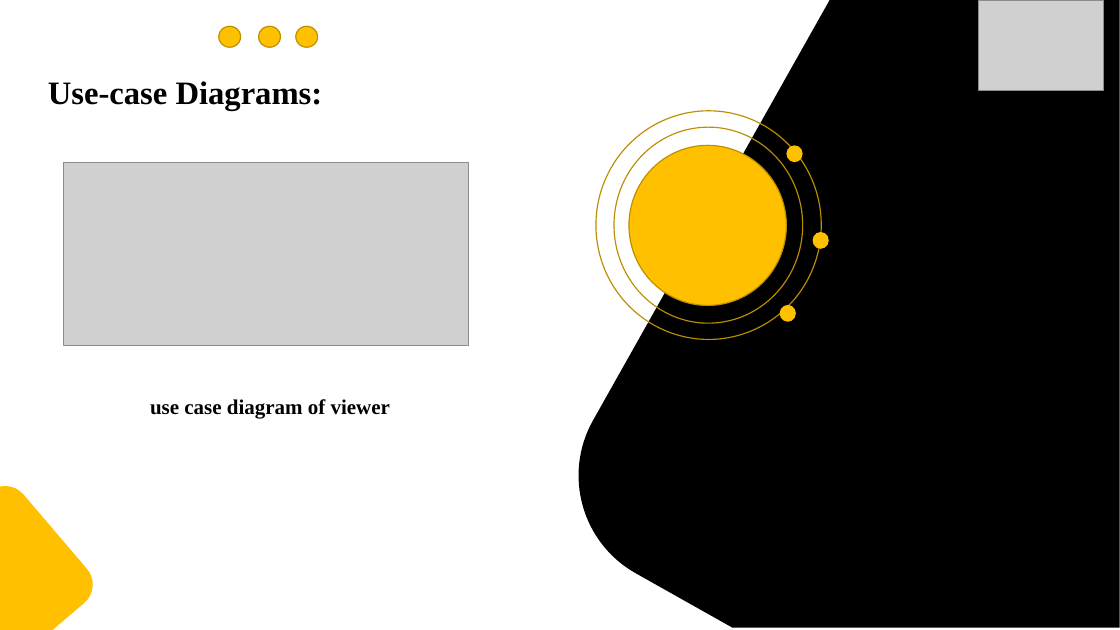
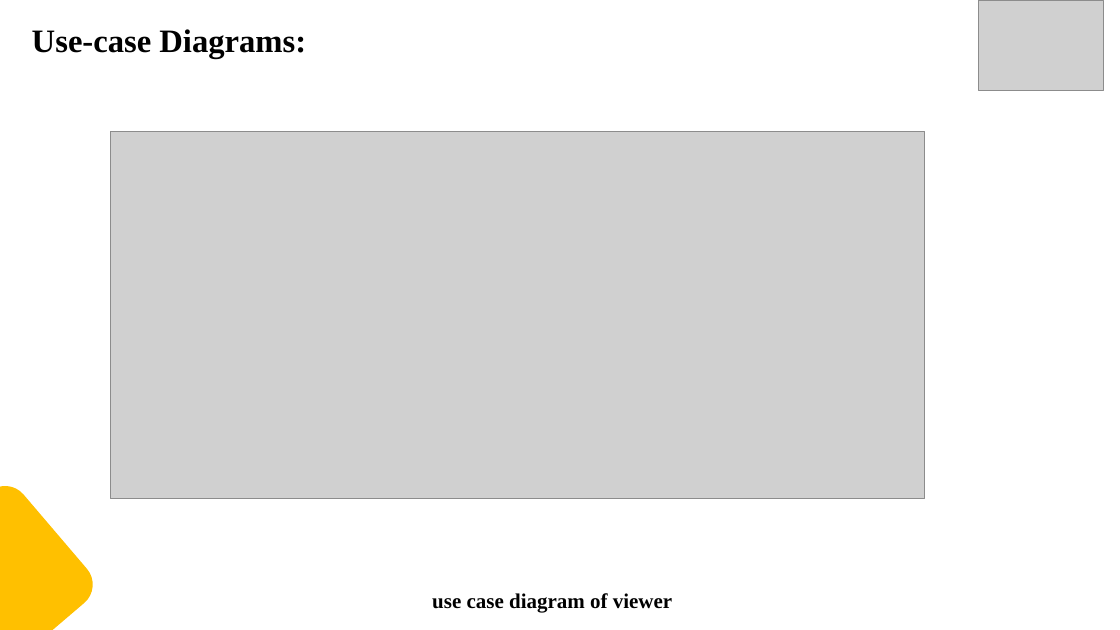
Before and after one commit to usamasshafique/NewsMavens, a slide deck: slide 16 of Progress Presentation/News Mavens Presentation (Final).pptx. Drawn at 1120x630 pixels with LibreOffice and Linux fonts; fonts in the diff are those of the drawing; grey boxes stand for pictures. Boxes give left, top, right and bottom in pixels: in the first picture for what was removed or moved away, otherwise in the second. Text is boxed around its words. In the diff, an @@ line names an element or a change of style, - is before the commit and + after.

```diff
--- a/Progress Presentation/News Mavens Presentation (Final).pptx
+++ b/Progress Presentation/News Mavens Presentation (Final).pptx
@@ text "Use-case Diagrams:": place and size @@
-text "Use-case Diagrams:" at <box>48,81,323,110</box>
+text "Use-case Diagrams:" at <box>32,29,306,58</box>
@@ ellipse removed at <box>218,26,240,47</box> @@
@@ ellipse removed at <box>259,26,281,47</box> @@
@@ ellipse removed at <box>296,26,318,47</box> @@
@@ freeform shape removed at <box>538,0,1120,630</box> @@
@@ ellipse removed at <box>596,111,821,339</box> @@
@@ picture: place and size @@
-picture at <box>63,162,469,345</box>
+picture at <box>111,131,926,498</box>
@@ ellipse removed at <box>614,127,803,323</box> @@
@@ ellipse removed at <box>629,145,786,306</box> @@
@@ ellipse removed at <box>786,145,802,162</box> @@
@@ ellipse removed at <box>812,232,828,249</box> @@
@@ ellipse removed at <box>780,305,796,322</box> @@
@@ text "use case diagram of viewer": place and size @@
-text "use case diagram of viewer" at <box>150,399,390,419</box>
+text "use case diagram of viewer" at <box>432,593,672,613</box>
```
Also in this commit, not shown: 9 other slides changed.
